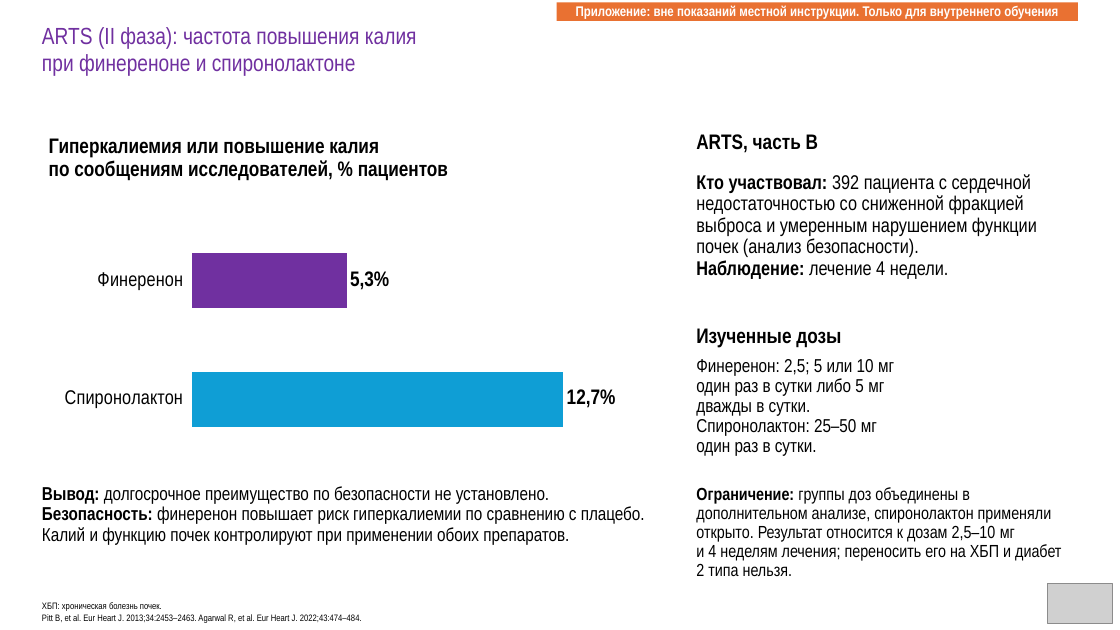
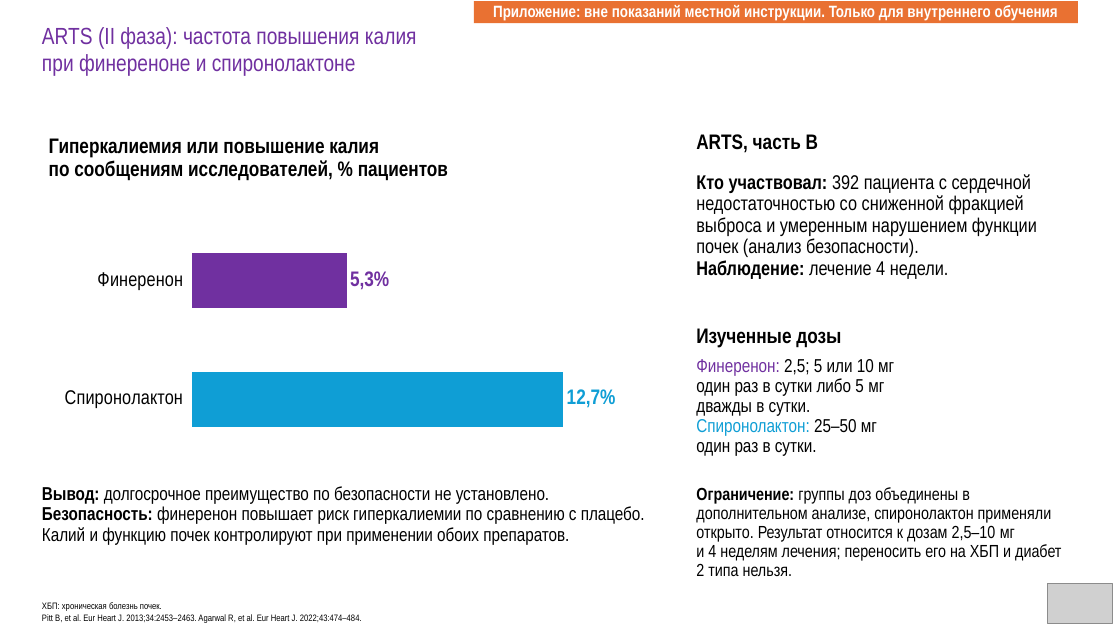
Before and after one commit to drabdulbosit1-eng/my-test-cloud, a slide deck: slide 44 of finerenone/Finerenone_Levin_reviewed.pptx. Drawn at 1120x630 pixels with LibreOffice and Linux fonts; fonts in the diff are those of the drawing; grey boxes stand for pictures. Boxes give left, top, right and bottom in pixels: in the first picture for what was removed or moved away, otherwise in the second. Text is boxed around its words. In the diff, an @@ line names an element or a change of style, - is before the commit and + after.

```diff
--- a/finerenone/Finerenone_Levin_reviewed.pptx
+++ b/finerenone/Finerenone_Levin_reviewed.pptx
@@ rectangle "Приложение: вне показаний местной инструкции. ...": place and size @@
-rectangle "Приложение: вне показаний местной инструкции. ..." at (557, 3, 1079, 21)
+rectangle "Приложение: вне показаний местной инструкции. ..." at (474, 1, 1078, 23)
@@ rectangle "Приложение: вне показаний местной инструкции. ..." at (474, 1, 1078, 23): size 12 to 14 pt @@
@@ bar chart at (53, 217, 643, 464) @@
@@ data labels of Series 1 changed @@
@@ text at (696, 359, 894, 436): text colour #000000 to #7030A0 in "Финеренон:"; text colour #000000 to #0F9ED5 in "Спиронолактон:" @@
```
Also in this commit, not shown: 11 other slides changed, 1 other file.
